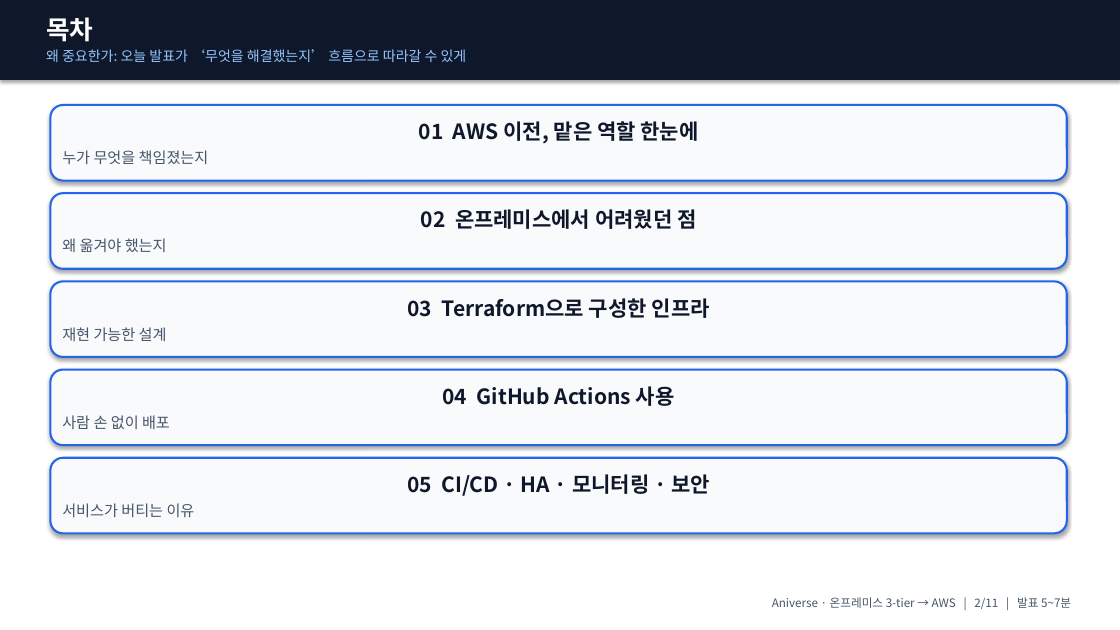
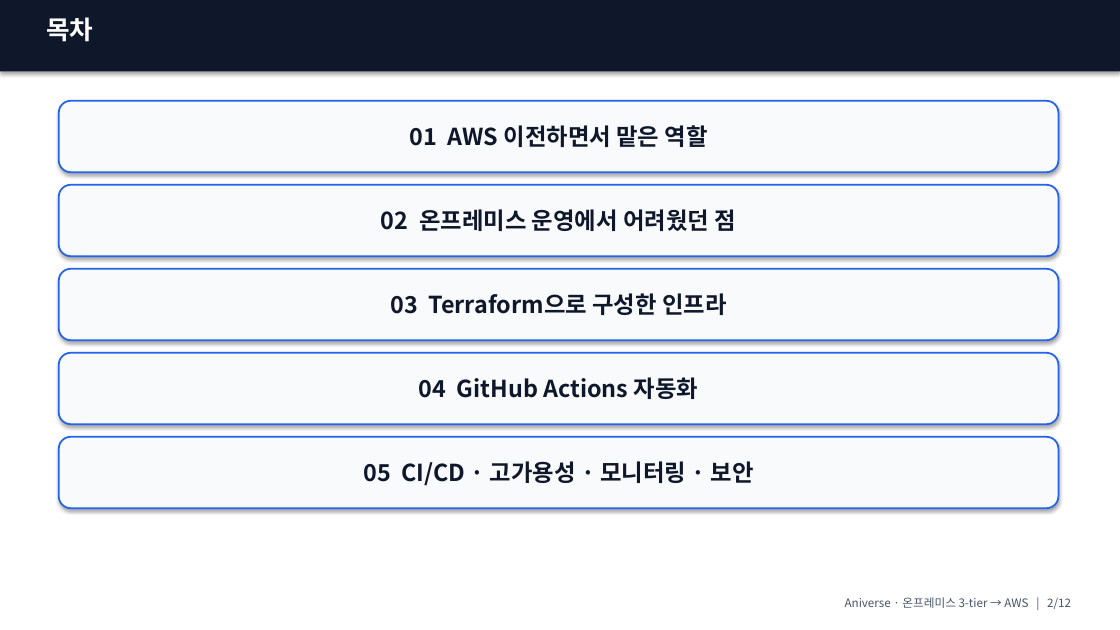
Before and after one commit to ho0215/anime-project-infra, a slide deck: slide 2 of docs/presentation/ppt/Aniverse_발표_강사용.pptx. Drawn at 1120x630 pixels with LibreOffice and Linux fonts; fonts in the diff are those of the drawing. Boxes give left, top, right and bottom in pixels: in the first picture for what was removed or moved away, otherwise in the second. Text is boxed around its words. In the diff, an @@ line names an element or a change of style, - is before the commit and + after.

```diff
--- a/docs/presentation/ppt/Aniverse_발표_강사용.pptx
+++ b/docs/presentation/ppt/Aniverse_발표_강사용.pptx
@@ rectangle: place and size @@
-rectangle at <box>0,0,1120,80</box>
+rectangle at <box>0,0,1120,71</box>
@@ text at <box>46,49,467,62</box>: paragraph removed @@
-왜 중요한가: 오늘 발표가 ‘무엇을 해결했는지’ 흐름으로 따라갈 수 있게
@@ rounded rectangle "01 AWS 이전하면서 맡은 역할": place and size @@
-rounded rectangle "01 AWS 이전하면서 맡은 역할" at <box>50,105,1067,181</box>
+rounded rectangle "01 AWS 이전하면서 맡은 역할" at <box>59,101,1059,172</box>
@@ text in rounded rectangle at <box>409,125,708,147</box>: text changed; size 18 to 20 pt @@
-01 AWS 이전, 맡은 역할 한눈에
-누가 무엇을 책임졌는지
+01 AWS 이전하면서 맡은 역할
@@ rounded rectangle "02 온프레미스 운영에서 어려웠던 점": place and size @@
-rounded rectangle "02 온프레미스 운영에서 어려웠던 점" at <box>50,193,1067,269</box>
+rounded rectangle "02 온프레미스 운영에서 어려웠던 점" at <box>59,185,1059,256</box>
@@ text in rounded rectangle at <box>381,209,736,231</box>: text changed; size 18 to 20 pt @@
-02 온프레미스에서 어려웠던 점
-왜 옮겨야 했는지
+02 온프레미스 운영에서 어려웠던 점
@@ rounded rectangle "03 Terraform으로 구성한 인프라": place and size @@
-rounded rectangle "03 Terraform으로 구성한 인프라" at <box>50,281,1067,357</box>
+rounded rectangle "03 Terraform으로 구성한 인프라" at <box>59,269,1059,340</box>
@@ rounded rectangle "03 Terraform으로 구성한 인프라" at <box>59,269,1059,340</box>: size 18 to 20 pt; outline #2563EB 1.75 pt to #2563EB 1.5 pt @@
@@ text in rounded rectangle at <box>62,327,167,341</box>: paragraph removed @@
-재현 가능한 설계
@@ outline #2563EB 1.75 pt to #2563EB 1.5 pt in 4 elements at <box>59,185,1059,256</box>, <box>59,437,1059,508</box>, <box>59,101,1059,172</box>, <box>59,353,1059,424</box> @@
@@ rounded rectangle "04 GitHub Actions 자동화": place and size @@
-rounded rectangle "04 GitHub Actions 자동화" at <box>50,370,1067,445</box>
+rounded rectangle "04 GitHub Actions 자동화" at <box>59,353,1059,424</box>
@@ text in rounded rectangle at <box>419,377,698,399</box>: text changed; size 18 to 20 pt @@
-04 GitHub Actions 사용
-사람 손 없이 배포
+04 GitHub Actions 자동화
@@ rounded rectangle "05 CI/CD · 고가용성 · ...": place and size @@
-rounded rectangle "05 CI/CD · 고가용성 · ..." at <box>50,458,1067,534</box>
+rounded rectangle "05 CI/CD · 고가용성 · ..." at <box>59,437,1059,508</box>
@@ text in rounded rectangle at <box>363,461,754,486</box>: text changed; size 18 to 20 pt @@
-05 CI/CD · HA · 모니터링 · 보안
-서비스가 버티는 이유
+05 CI/CD · 고가용성 · 모니터링 · 보안
@@ text at <box>845,597,1071,609</box>: text changed @@
-Aniverse · 온프레미스 3-tier → AWS | 2/11 | 발표 5~7분
+Aniverse · 온프레미스 3-tier → AWS | 2/12
```
Also in this commit, not shown: 4 other slides changed, 8 slides added, 5 slides removed, 8 other files.
